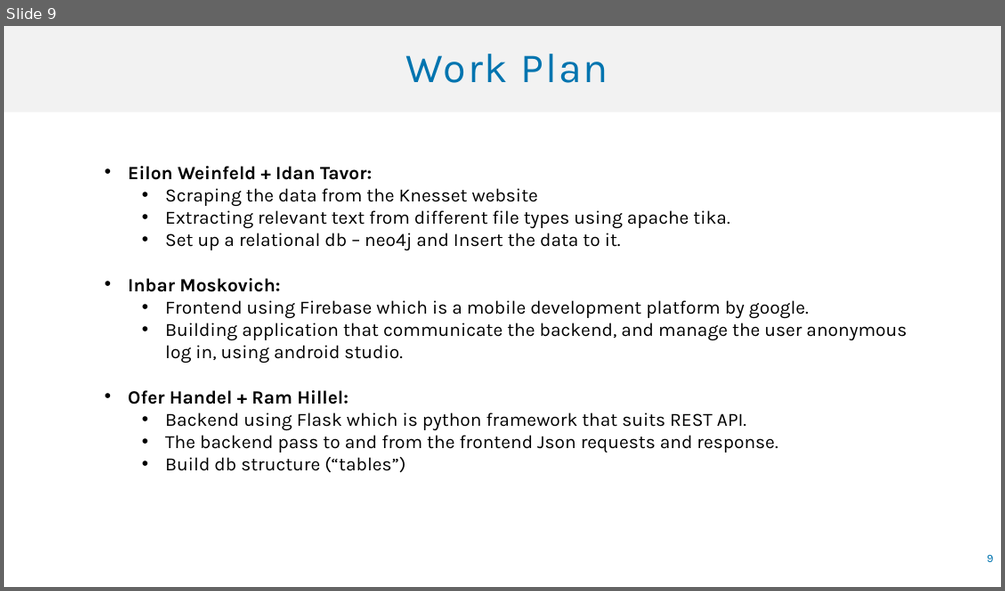
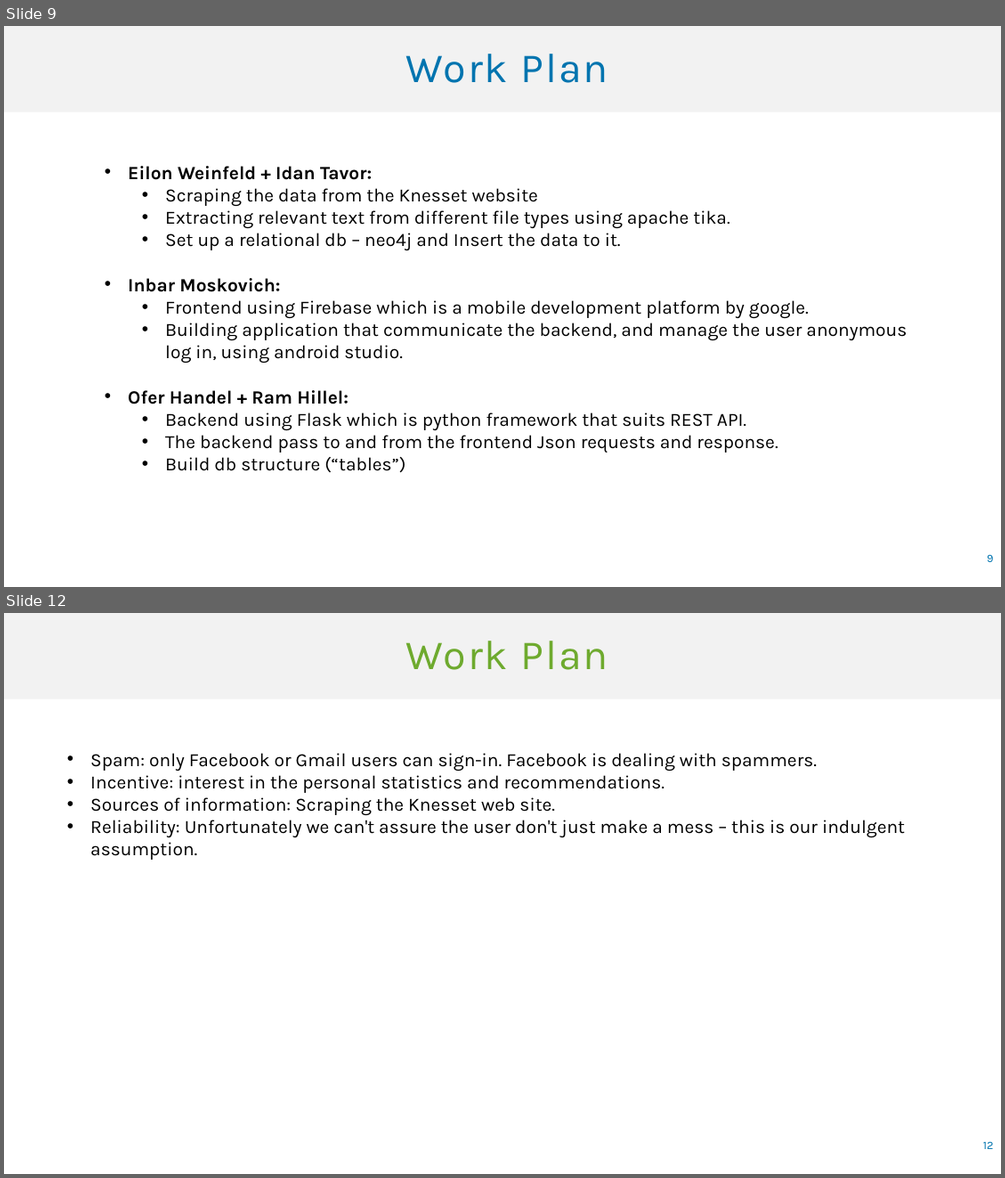
Before and after one commit to idantavor/PoliticalCrowd, a slide deck: CrowdPresentation.pptx. Shown one above the other, each under a label of ours: slide 9 before the commit, slides 9 and 12 after it; the slides between them are not shown. The pictures are 1005x591 and 1005x1178 pixels, drawn with LibreOffice and Linux fonts; fonts in the diff are those of the drawing. Boxes give left, top, right and bottom in pixels: in the first picture for what was removed or moved away, otherwise in the second. Text is boxed around its words. In the diff, an @@ line names an element or a change of style, - is before the commit and + after.

```diff
--- a/CrowdPresentation.pptx
+++ b/CrowdPresentation.pptx
@@ slide 12 added at (4,613,1001,1174), background #FFFFFF @@
@@ title added at (4,613,1001,699), fill #F2F2F2, 40 pt, text #6EAA2E @@
+Work Plan
@@ text added at (90,753,905,860), 18 pt, text #000000 @@
+• Spam: only Facebook or Gmail users can sign-in. Facebook is dealing with spammers.
+• Incentive: interest in the personal statistics and recommendations.
+• Sources of information: Scraping the Knesset web site.
+• Reliability: Unfortunately we can't assure the user don't just make a mess – this is our indulgent assumption.
@@ page number added at (983,1142,994,1149), 11 pt, text #0074AF @@
+12
```
Also in this commit, not shown: 6 slides changed.
